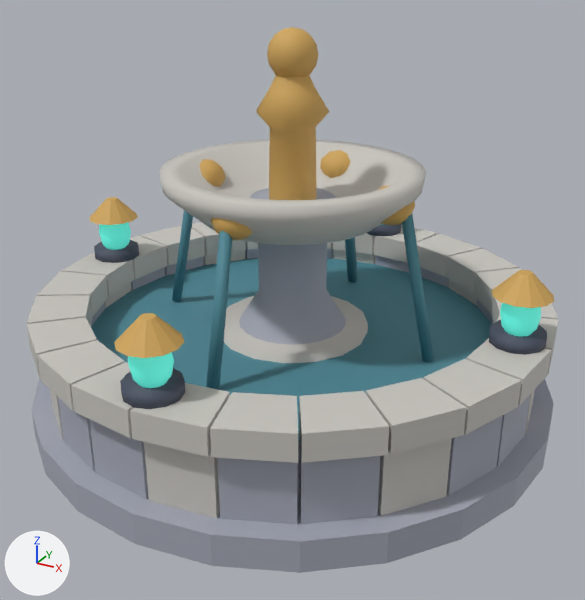
The glTF model public/village/fountain.glb: old version first, new version second.
Camera for both pictures: a 50 mm lens placed at (2.03, -3.7, 2.49), pointed at (0.07, -0.13, 0.7). The lights are fixed; the arrows at lower left show +X, +Y and +Z. The older version comes first. Where no turn or scale is listed for an object, it has been applied to the vertices. Vertices at exactly the same position are counted once.

Names of what the first picture shows: 'Fountain_basin_wall.018', 'Fountain_basin_wall.019', 'Fountain_basin_wall.020', 'Fountain_carved_column', 'Fountain_finial', 'Fountain_foundation_stone.019', 'Fountain_limestone_rim.018', 'Fountain_limestone_rim.019', 'Fountain_limestone_rim.020', 'Fountain_limestone_rim.021', 'Fountain_solid_water_ribbon.003', 'Fountain_upper_bowl', 'water_Fountain_basin' and 70 more.
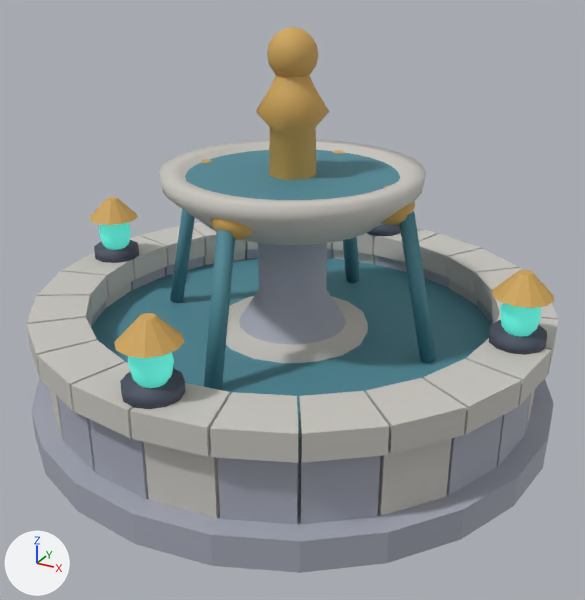
Changed parts and their boxes (x1, y1, x2, y2) in the pictures (585 x 600 px; the box of a moved part takes in the faces that stretch with it):
'water_Fountain_upper_pool', added (cyan)
    after: (185, 150, 400, 200)
'Fountain_solid_water_ribbon.003', reshaped (14% wider)
    before: (206, 231, 233, 390)
    after: (204, 229, 235, 390)
part 1 of me_cylinder_006, moved or reshaped
    before: (216, 235, 233, 390)
    after: (217, 234, 235, 390)

Diff of the bpy script that builds the scene:
```diff
--- a/public/village/fountain.glb.py
+++ b/public/village/fountain.glb.py
@@ me_cylinder_006 @@
 # used by ob_fountain_solid_water_ribbon_003; location = (0.0, -0.735, 0.86)
-me_cylinder_006.from_pydata(...)  # 12 vertices, 20 faces; spans x -0.028..0.028, y -0.117..0.117, z -0.397..0.397
+me_cylinder_006.from_pydata(...)  # 12 vertices, 20 faces; spans x -0.039..0.039, y -0.129..0.129, z -0.4..0.4
+# me_cylinder_006 part 1: all 2 vertices in x 0.028, y -0.069..0.101, z -0.393..0.387 are moved by (0.011, 0.006, -0.001)
+# other edits to the shape of me_cylinder_006 do not show in these pictures
 me_cylinder_006.materials.append(mat_village_midnight_teal_water)
@@ me_water_fountain_upper_pool @@
+me_water_fountain_upper_pool.from_pydata(...)  # 49 vertices, 48 faces; spans x -0.57..0.57, y -0.57..0.57, z 1.37
+me_water_fountain_upper_pool.materials.append(mat_village_midnight_teal_water)  # cyan #4d8997
@@ ob_water_fountain_upper_pool @@
+ob_water_fountain_upper_pool = bpy.data.objects.new('water_Fountain_upper_pool', me_water_fountain_upper_pool)
+ob_water_fountain_upper_pool.location = (0.0, 0.0, 0.0)
```
